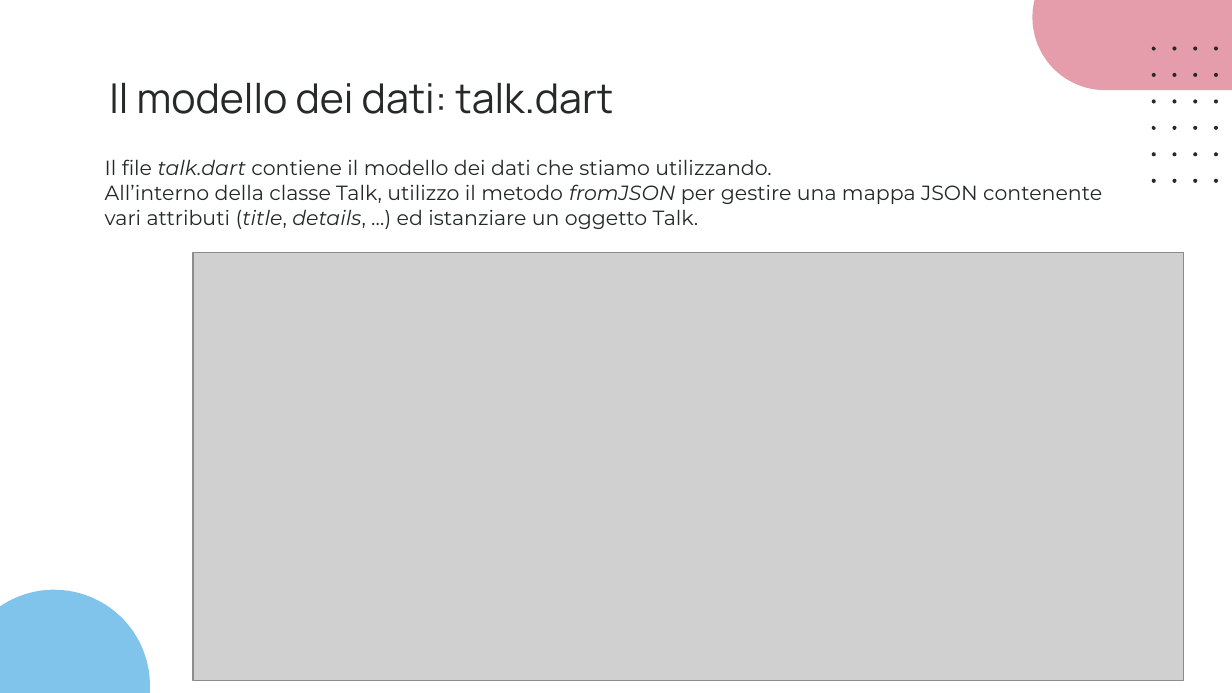
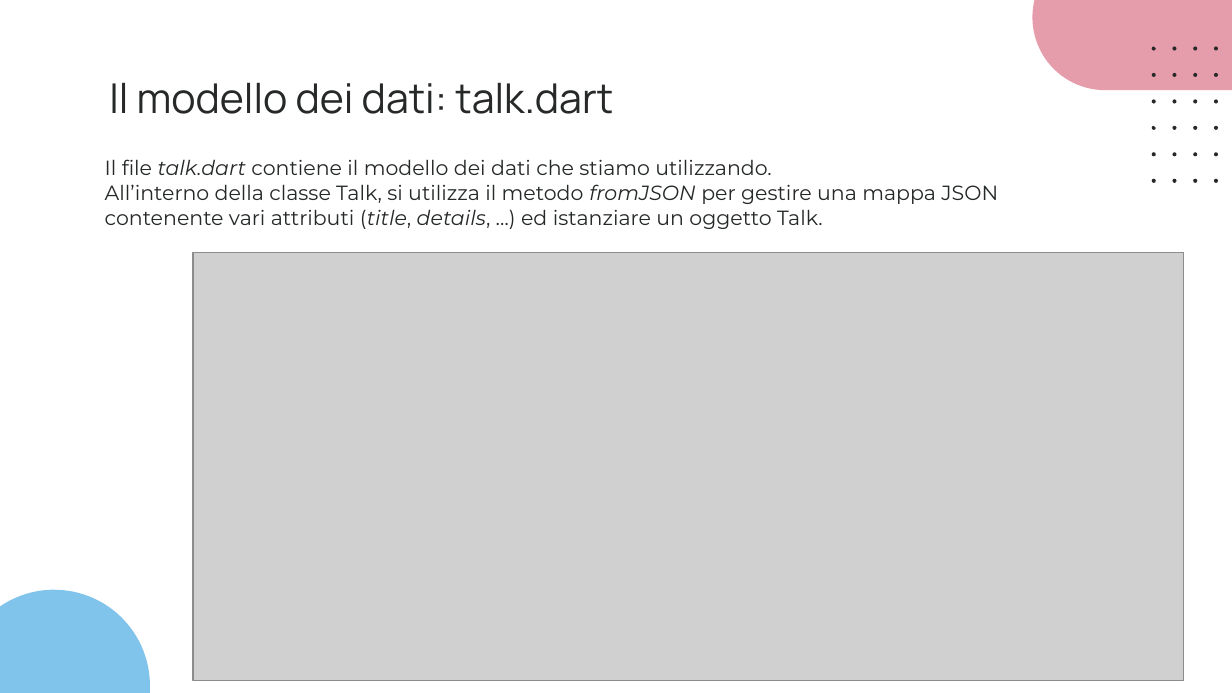
Before and after one commit to slocatelli30/CommuniTEDx, a slide deck: slide 42 of Progetto4.0/CommuniTEDx_4.0.pptx. Drawn at 1232x693 pixels with LibreOffice and Linux fonts; fonts in the diff are those of the drawing; grey boxes stand for pictures. Boxes give left, top, right and bottom in pixels: in the first picture for what was removed or moved away, otherwise in the second. Text is boxed around its words. In the diff, an @@ line names an element or a change of style, - is before the commit and + after.

```diff
--- a/Progetto4.0/CommuniTEDx_4.0.pptx
+++ b/Progetto4.0/CommuniTEDx_4.0.pptx
@@ text at box(105, 184, 998, 229): text changed @@
-All’interno della classe Talk, utilizzo il metodo fromJSON per gestire una mappa JSON contenente vari attributi (title, details, …) ed istanziare un oggetto Talk.
+All’interno della classe Talk, si utilizza il metodo fromJSON per gestire una mappa JSON contenente vari attributi (title, details, …) ed istanziare un oggetto Talk.
```
Also in this commit, not shown: 7 other slides changed, 2 slides added, 1 other file.
